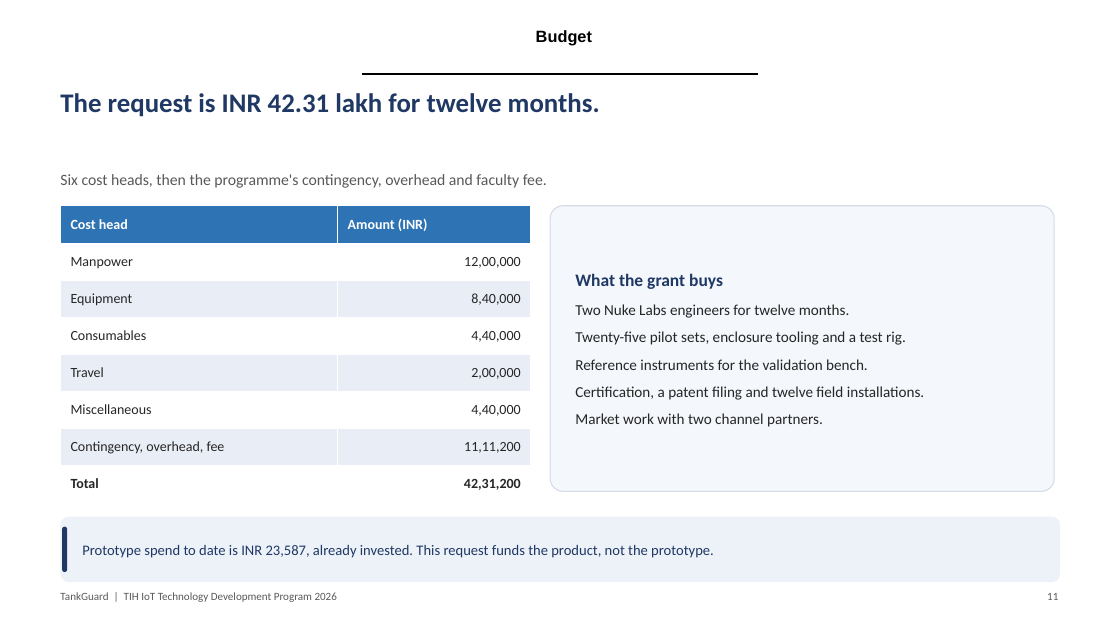
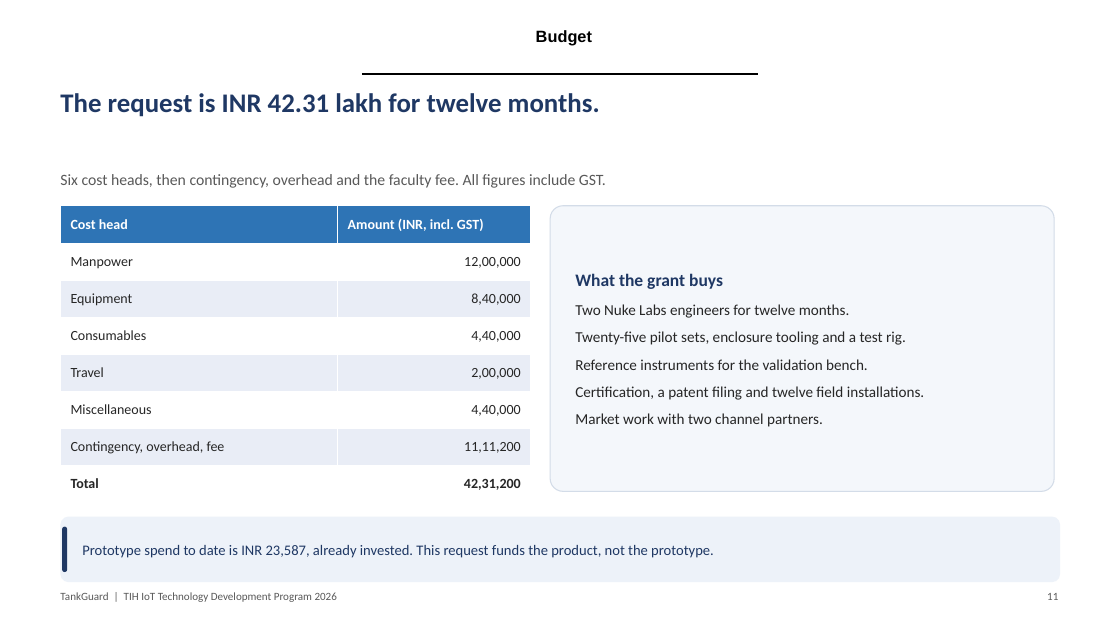
Before and after one commit to adithya-in/tankguard, a slide deck: slide 11 of docs/office/TankGuard_Presentation.pptx. Drawn at 1120x630 pixels with LibreOffice and Linux fonts; fonts in the diff are those of the drawing; background and template pictures are left out. Boxes give left, top, right and bottom in pixels: in the first picture for what was removed or moved away, otherwise in the second. Text is boxed around its words. In the diff, an @@ line names an element or a change of style, - is before the commit and + after.

```diff
--- a/docs/office/TankGuard_Presentation.pptx
+++ b/docs/office/TankGuard_Presentation.pptx
@@ text at <box>60,174,606,188</box>: text changed @@
-Six cost heads, then the programme's contingency, overhead and faculty fee.
+Six cost heads, then contingency, overhead and the faculty fee. All figures include GST.
@@ table at <box>60,206,531,502</box> @@
-row 1, column 2: Amount (INR)
+row 1, column 2: Amount (INR, incl. GST)
```
Also in this commit, not shown: 2 other slides changed, 7 other files.
